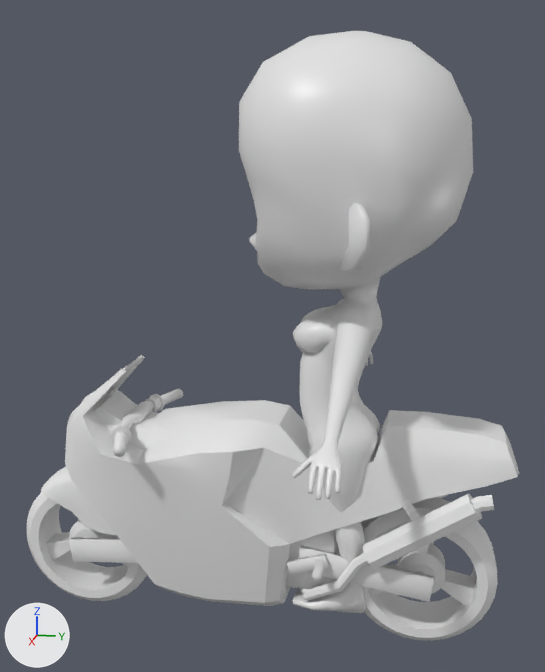
One commit to the Blender file BASEMESH/bimota.blend: the scene before it, then after it.
Before and after are seen from a camera (50 mm lens) standing at (2.35, 0.24, 1.62) and looking at (-0.02, -0.24, 1.03). The lights are fixed; the arrows at lower left show +X, +Y and +Z.

Objects in the first picture: 'Chibi', 'Engine', 'Exhaust', 'Fender', 'Footpegs', 'Frame', 'Front Fork', 'Front Glass', 'Front Wheel', 'Handlebar', 'Rear Fork', 'Rear Wheel'.
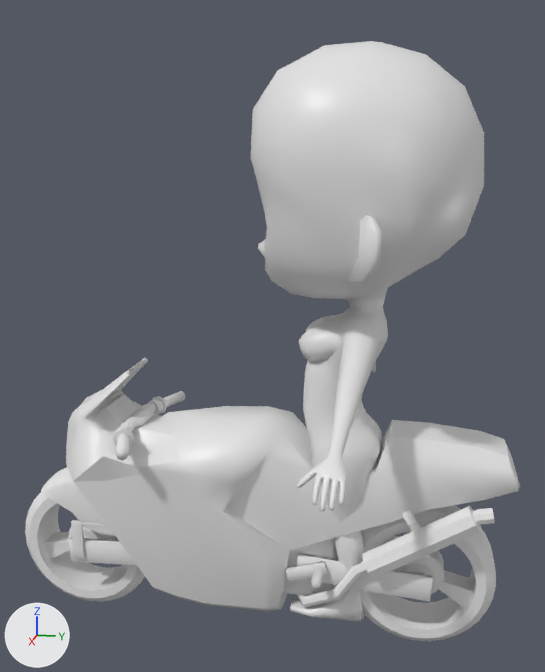
Edits to the bpy script that builds the scene:
```text
Change me_cube:
    used by ob_frame; location = (-0.004, -0.723, 0.37); scale = (0.196, 0.196, 0.196)
    remove me_cube.from_pydata(...)  # 166 vertices, 141 faces; spans x 0.0..1.08, y -1.23..6.53, z -1.4..2.79
    add me_cube.from_pydata(...)  # 165 vertices, 141 faces; spans x 0.0..1.14, y -1.25..6.53, z -1.4..2.79
    me_cube part 1
    11 vertices are removed from x 0.0..1.08, y -1.19..-0.18, z 1.2..2.09
    24 faces are deleted
    3 vertices move from x 0.0..0.56, y -1.08..-0.05, z 1.53..1.95 to x 0.0..0.53, y -1.13..-0.05, z 1.53..1.98
    10 vertices are added at x 0.0..1.14, y -1.25..-0.15, z 1.21..2.07
    24 new faces join them
    me_cube part 2: the surface is now shaded flat
Change ob_chibi:
    ob_chibi.location: (0.0, 0.0, -0.25) -> (0.0, -0.02, -0.279)
    ob_chibi.rotation_euler: (-0.0801, 0.0, 0.0) -> (-0.11, 0.0, 0.0)  # degrees (-4.6, 0, 0) -> degrees (-6.3, 0, 0)
Change ob_engine:
    ob_engine.location: (-0.004, -0.113, 0.286) -> (-0.004, -0.117, 0.26)
Change ob_exhaust:
    ob_exhaust.location: (-0.004, 0.393, 0.535) -> (-0.004, 0.396, 0.494)
    ob_exhaust.rotation_euler: (-0.987, 0.0, 0.0) -> (-1.017, 0.0, 0.0)  # degrees (-57, 0, 0) -> degrees (-58, 0, 0)
Change ob_fender:
    ob_fender.location: (-0.004, -0.901, 0.249) -> (-0.004, -0.906, 0.247)
    ob_fender.rotation_euler: (0.0, 1.571, 0.0) -> (-1.571, 1.541, -1.571)  # degrees (0, 90, 0) -> degrees (-90, 88, -90)
Change ob_footpegs:
    ob_footpegs.location: (0.112, -0.131, 0.28) -> (0.112, -0.135, 0.255)
Change ob_frame:
    ob_frame.location: (-0.004, -0.723, 0.37) -> (-0.004, -0.724, 0.362)
    ob_frame.rotation_euler: (0.0, 0.0, 0.0) -> (-0.0294, 0.0, 0.0)  # degrees (0, 0, 0) -> degrees (-1.7, 0, 0)
Change ob_front_fork:
    ob_front_fork.location: (0.101, -0.537, 0.293) -> (0.101, -0.541, 0.28)
    ob_front_fork.rotation_euler: (-0.0983, 0.0, 3.142) -> (-0.0688, 0.0, 3.142)  # degrees (-5.6, 0, 180) -> degrees (-3.9, 0, 180)
Change ob_front_wheel:
    ob_front_wheel.location: (-0.004, -0.901, 0.249) -> (-0.004, -0.906, 0.247)
Change ob_rear_fork:
    ob_rear_fork.location: (0.101, -0.084, 0.293) -> (0.101, -0.088, 0.267)
    ob_rear_fork.rotation_euler: (-0.0983, 0.0, 0.0) -> (-0.0274, 0.0, 0.0)  # degrees (-5.6, 0, 0) -> degrees (-1.6, 0, 0)
Change ob_rear_wheel:
    ob_rear_wheel.location: (-0.004, 0.281, 0.249) -> (-0.004, 0.276, 0.247)
    ob_rear_wheel.rotation_euler: (0.0, 1.571, 0.0) -> (-1.571, 1.541, -1.571)  # degrees (0, 90, 0) -> degrees (-90, 88, -90)
Remove ob_speedmeter:
    ob_speedmeter = bpy.data.objects.new('Speedmeter', me_cylinder_006)
Change ob_handlebar:
    ob_handlebar.location: (-0.004, -0.717, 0.731) -> (-0.004, -0.707, 0.723)
Change ob_front_glass:
    ob_front_glass.location: (-0.004, -0.723, 0.37) -> (-0.004, -0.724, 0.362)
    ob_front_glass.rotation_euler: (0.0, 0.0, 0.0) -> (-0.0294, 0.0, 0.0)  # degrees (0, 0, 0) -> degrees (-1.7, 0, 0)
Add ob_front_wheel_002:
    ob_front_wheel_002 = bpy.data.objects.new('Front Wheel.002', me_cylinder_003)  # 64 vertices, 32 faces; spans x -0.019..0.019, y -0.019..0.019, z 0.0..0.0919; modifiers MIRROR
    ob_front_wheel_002.location = (-0.004, 0.276, 0.247)
    ob_front_wheel_002.rotation_euler = (-1.571, 1.541, -1.571)  # degrees (-90, 88, -90)
    ob_front_wheel_002.scale = (1.18, 1.18, 1.18)
Add ob_front_wheel_001:
    ob_front_wheel_001 = bpy.data.objects.new('Front Wheel.001', me_cylinder_003)  # 64 vertices, 32 faces; spans x -0.019..0.019, y -0.019..0.019, z 0.0..0.0919; modifiers MIRROR
    ob_front_wheel_001.location = (-0.004, -0.906, 0.247)
    ob_front_wheel_001.rotation_euler = (-1.571, 1.541, -1.571)  # degrees (-90, 88, -90)
    ob_front_wheel_001.scale = (1.18, 1.18, 1.18)
```

Changed parts and their boxes (x1, y1, x2, y2) in the pictures (545 x 672 px; the box of a moved part takes in the faces that stretch with it):
'Chibi', moved, turned
    before: (239, 31, 473, 613)
    after: (251, 41, 484, 621)
'Frame', reshaped, moved, turned
    before: (65, 355, 519, 606)
    after: (66, 358, 520, 611)
'Rear Wheel', moved, turned
    before: (361, 497, 498, 641)
    after: (361, 505, 496, 641)
'Exhaust', reshaped, moved, turned
    before: (300, 494, 494, 601)
    after: (298, 506, 495, 607)
'Front Wheel', moved
    before: (27, 492, 147, 601)
    after: (25, 492, 145, 602)
'Rear Fork', moved, turned
    before: (298, 542, 434, 602)
    after: (297, 536, 433, 602)
'Engine', moved
    before: (286, 530, 339, 589)
    after: (284, 538, 338, 596)
'Fender', moved, turned
    before: (41, 467, 116, 535)
    after: (41, 467, 116, 537)
'Front Fork', moved, turned
    before: (69, 538, 138, 563)
    after: (68, 520, 136, 565)
'Handlebar', moved
    before: (110, 389, 183, 457)
    after: (113, 391, 186, 461)
'Footpegs', reshaped, moved, turned
    before: (287, 553, 329, 581)
    after: (286, 561, 328, 589)
'Front Glass', moved, turned
    before: (115, 357, 142, 383)
    after: (126, 360, 145, 373)
'Speedmeter', deleted
    before: (102, 400, 107, 404)
'Front Wheel.002', added
    after: (416, 572, 424, 574)
part 1 of me_cube, moved or reshaped
    before: (65, 360, 144, 480)
    after: (66, 360, 158, 481)
